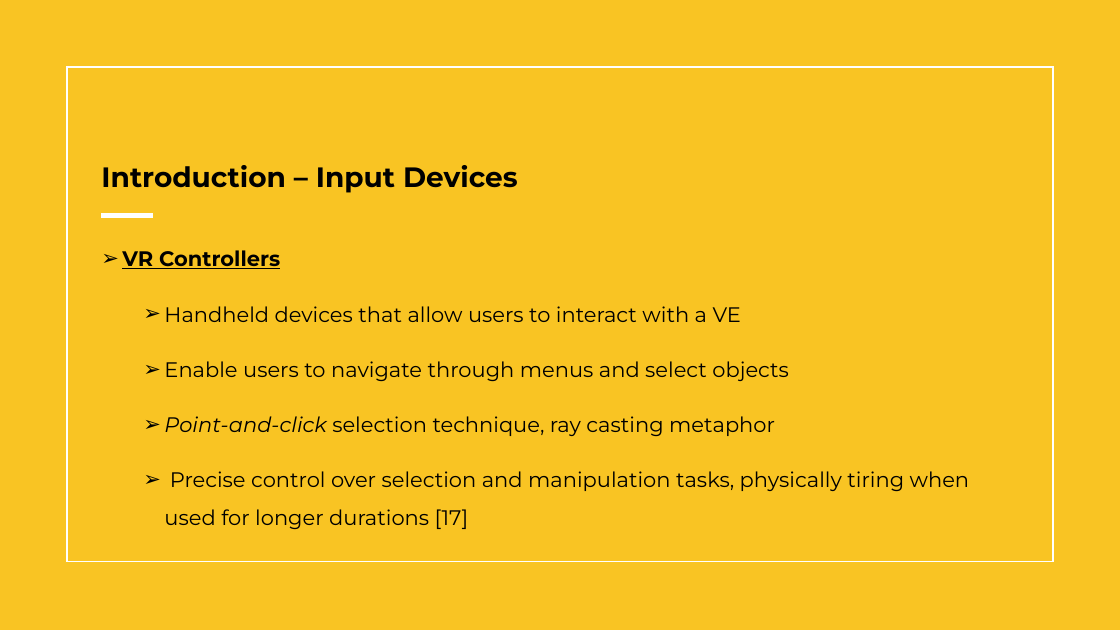
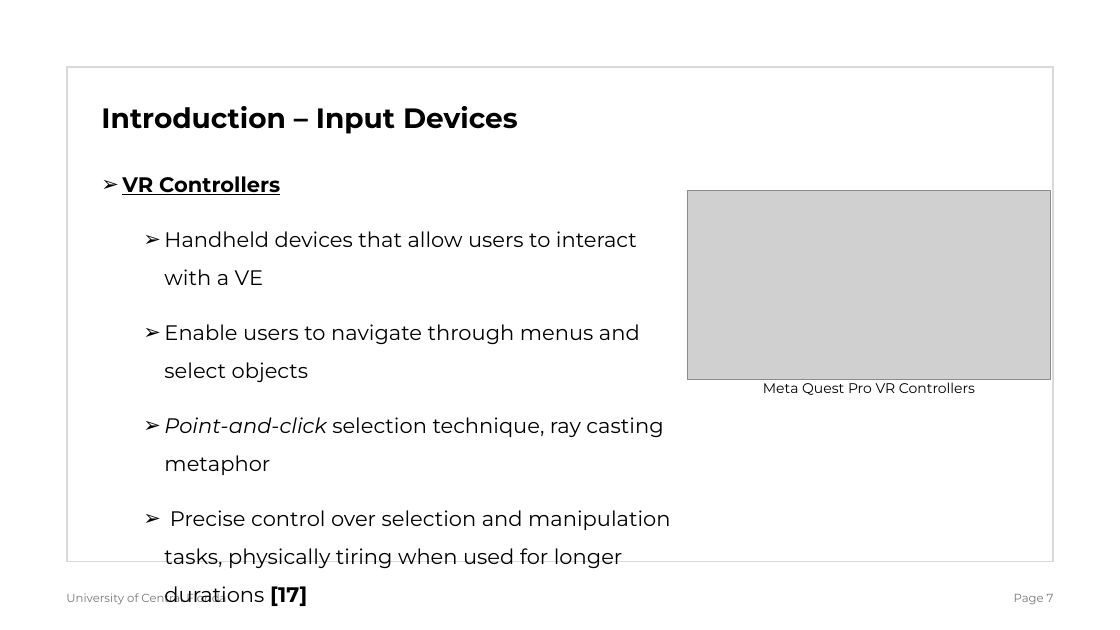
Before and after one commit to Wanyea/NeuroGaze, a slide deck: slide 7 of Research Documents/Thesis/NeuroGazeThesisDefense.pptx. Drawn at 1120x630 pixels with LibreOffice and Linux fonts; fonts in the diff are those of the drawing; grey boxes stand for pictures. Boxes give left, top, right and bottom in pixels: in the first picture for what was removed or moved away, otherwise in the second. Text is boxed around its words. In the diff, an @@ line names an element or a change of style, - is before the commit and + after.

Commit message:
pttx update - intro and lit review done

```diff
--- a/Research Documents/Thesis/NeuroGazeThesisDefense.pptx
+++ b/Research Documents/Thesis/NeuroGazeThesisDefense.pptx
@@ rectangle removed at (0, 0, 1120, 630) @@
@@ title "Introduction – Input Devices": place and size @@
-title "Introduction – Input Devices" at (101, 165, 518, 193)
+title "Introduction – Input Devices" at (101, 106, 518, 134)
@@ rectangle at (67, 67, 1054, 562): outline #FFFFFF 1.5 pt to #D9D9D9 1.5 pt @@
@@ text "VR Controllers": place and size @@
-text "VR Controllers" at (122, 250, 970, 529)
+text "VR Controllers" at (122, 176, 670, 568)
@@ picture added at (687, 191, 1051, 379) @@
@@ line removed from (102, 215) to (153, 215) @@
@@ text added at (763, 379, 975, 395), 12 pt, text #000000 @@
+Meta Quest Pro VR Controllers
@@ text at (164, 510, 670, 568): bold on in "[17]" @@
@@ text added at (66, 591, 226, 604), 10 pt, text #787878 @@
+University of Central Florida
@@ page number added at (1014, 594, 1054, 604), 10 pt, text #787878 @@
+Page 7
```
Also in this commit, not shown: 7 other slides changed, 7 slides added, 3 slides removed, 10 other files.
